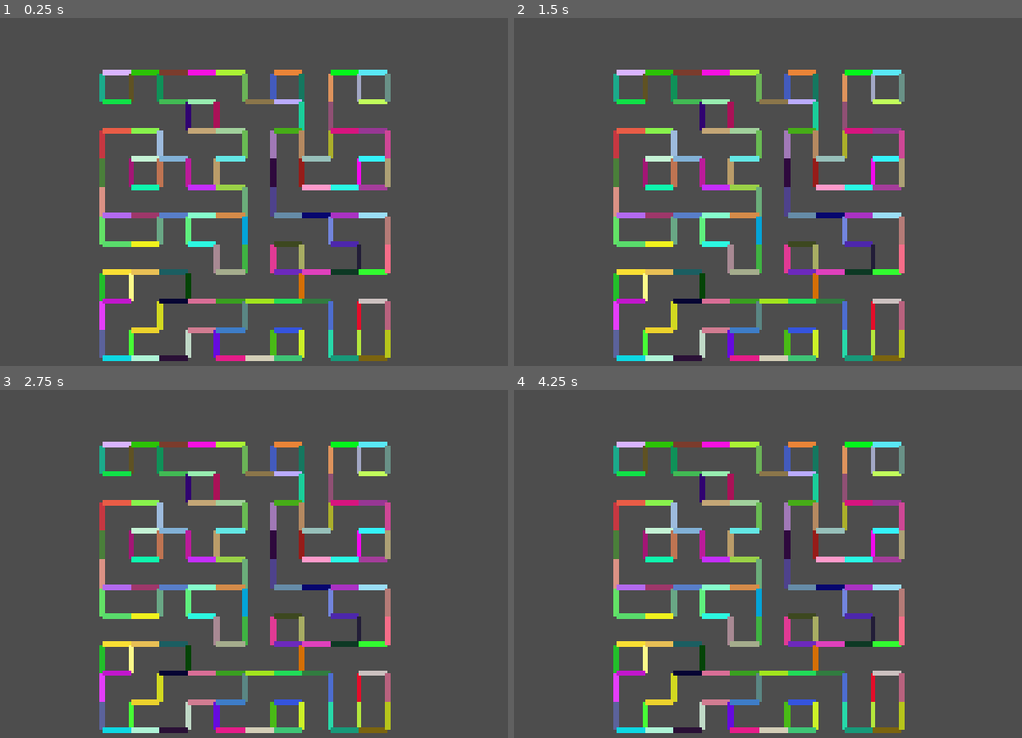
Above: before the commit, frames 1-4 (two rows, left to right).
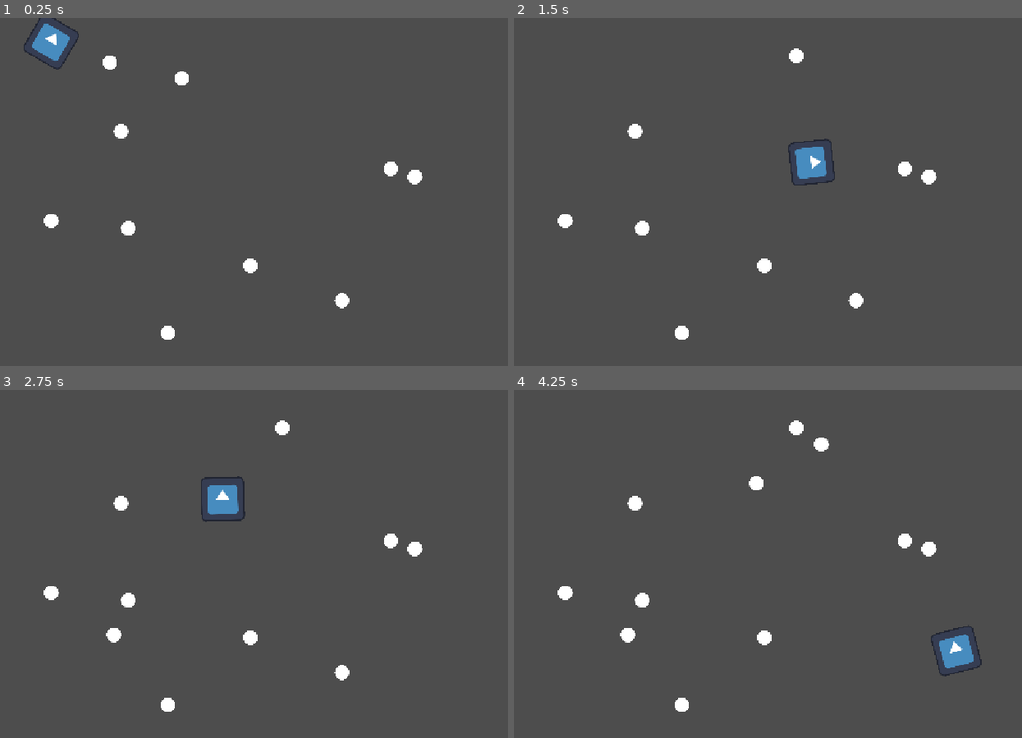
Above: after the commit, the same moments.

Repository: JonathanGeoffroy/loop-chaser
Game: Godot game, scene res://game/Game.tscn
The game is run twice, just before and just after one commit, with the same random seed, the same clock (stepped at 60 frames per second) and the same inputs. The engine's default icon, where the game draws it, is replaced by a stand-in: a white triangle on a blue panel in a dark square.
Inputs (mouse positions are in pixels of both pictures, inside the frame that each line leads up to):
- Up to frame 1 (0.25 s): no input
- Up to frame 2 (1.5 s): move the mouse to (986, 185) at 0.52 s; move the mouse to (712, 219) at 1.27 s
- Up to frame 3 (2.75 s): move the mouse to (396, 494) at 2.02 s
- Up to frame 4 (4.25 s): move the mouse to (808, 647) at 2.77 s; move the mouse to (outside the picture) at 3.52 s

The runs differ from the first frame. In frame 1, 13% of the frame differs, in the area x 4-84%, y 0-99%; in frame 2, 13%; in frame 3, 13%; in frame 4, 13%, in the area x 8-93%, y 8-99%.

Commit message:
chore: add snake head

Diff:
--- /dev/null
+++ b/food/Food.gd
@@ -0,0 +1,2 @@
+class_name Food
+extends Area2D
--- /dev/null
+++ b/food/Food.tscn
@@ -0,0 +1,17 @@
+[gd_scene format=3 uid="uid://d1fplkxsim3pg"]
+
+[ext_resource type="Script" uid="uid://d3lqpdrqknvl0" path="res://food/Food.gd" id="1_drx06"]
+[ext_resource type="Texture2D" uid="uid://cj84eg8uaouj4" path="res://food/food.png" id="1_vsit0"]
+
+[sub_resource type="CircleShape2D" id="CircleShape2D_hltw1"]
+radius = 64.99999
+
+[node name="Food" type="Area2D" unique_id=697352328 groups=["food"]]
+scale = Vector2(0.2, 0.2)
+script = ExtResource("1_drx06")
+
+[node name="Sprite2D" type="Sprite2D" parent="." unique_id=1270906198]
+texture = ExtResource("1_vsit0")
+
+[node name="CollisionShape2D" type="CollisionShape2D" parent="." unique_id=85914587]
+shape = SubResource("CircleShape2D_hltw1")
--- /dev/null
+++ b/game/Game.gd
@@ -0,0 +1,17 @@
+extends Node2D
+
+var Food = preload("res://food/Food.tscn")
+
+@export var nb_food_start := 10
+@onready var rng := RandomNumberGenerator.new()
+
+
+func _ready() -> void:
+	for i in nb_food_start:
+		on_generate_food()
+
+
+func on_generate_food() -> void:
+	var food: Food = Food.instantiate()
+	food.position = Vector2(rng.randf_range(0, 800), rng.randf_range(0, 600))
+	add_child(food)
--- a/game/Game.tscn
+++ b/game/Game.tscn
@@ -1,7 +1,15 @@
 [gd_scene format=3 uid="uid://brkxs68f0i0ll"]
 
-[ext_resource type="PackedScene" uid="uid://ds1atoksdboo" path="res://map/Map.tscn" id="1_fafdd"]
+[ext_resource type="Script" uid="uid://bgfwm2uxi1mok" path="res://game/Game.gd" id="1_fafdd"]
+[ext_resource type="PackedScene" uid="uid://dpnqaxtcfudyj" path="res://snake/Snake.tscn" id="2_qdja7"]
 
 [node name="Game" type="Node2D" unique_id=1180098399]
+script = ExtResource("1_fafdd")
 
-[node name="Map" parent="." unique_id=1510062351 instance=ExtResource("1_fafdd")]
+[node name="Snake" parent="." unique_id=136338252 instance=ExtResource("2_qdja7")]
+
+[node name="FoodGeneratorTimer" type="Timer" parent="." unique_id=103055315]
+unique_name_in_owner = true
+autostart = true
+
+[connection signal="timeout" from="FoodGeneratorTimer" to="." method="on_generate_food"]
--- a/game/Game.tscn.tscn
+++ /dev/null
@@ -1,3 +0,0 @@
-[gd_scene format=3 uid="uid://v3kmn4xp4k3n"]
-
-[node name="Game_tscn" type="Node2D" unique_id=1699424335]
--- a/map/Map.gd
+++ b/map/Map.gd
@@ -4,7 +4,7 @@
 
 
 func _ready() -> void:
-	map = MapGenerator.new().generate(42, 50, 10)
+	map = MapGenerator.new().generate(42, 100, 25)
 	display_lines()
 
 
--- a/map/Map.tscn
+++ b/map/Map.tscn
@@ -3,5 +3,4 @@
 [ext_resource type="Script" uid="uid://cxtu7tsqbhyr4" path="res://map/Map.gd" id="1_82ug7"]
 
 [node name="Map" type="Node2D" unique_id=1510062351]
-position = Vector2(180, 97)
 script = ExtResource("1_82ug7")
--- a/map/MapGenerator.gd
+++ b/map/MapGenerator.gd
@@ -1,112 +1,187 @@
 class_name MapGenerator
 extends RefCounted
 
-var rng : RandomNumberGenerator;
-var map: MapModel;
-var min_area :int;
-var area_number: int;
+var rng: RandomNumberGenerator
+var map: MapModel
+var min_area: int
+var area_number: int
 
-func generate(seed: int, min_area: int, area_number: int) -> MapModel:
-	rng = RandomNumberGenerator.new();
+# Structure d'accélération : lie un point Snappé à la liste des lignes qui le touchent
+# Clé : Vector2, Valeur : Array[MapModel.Line]
+var adjacency_map := {}
+
+
+func generate(p_seed: int, p_min_area: int, p_area_number: int) -> MapModel:
+	rng = RandomNumberGenerator.new()
+	rng.seed = p_seed  # Correction : On applique le seed reçu
+
 	map = MapModel.new()
-	self.min_area = min_area;
-	self.area_number = area_number;
+	self.min_area = p_min_area
+	self.area_number = p_area_number
+	adjacency_map.clear()
 
-	generate_lines();
+	generate_lines()
 
-	var to_remove: Array[int] = compute_remove_indexes(seed)
+	var to_remove: Array[int] = compute_remove_indexes()
 
 	to_remove.sort()
 	to_remove.reverse()
 
 	for i in to_remove:
-		map.lines.remove_at(i);
+		map.lines.remove_at(i)
+
+	generate_crossroads()
+
 	return map
 
 
 func generate_lines() -> void:
 	for y in range(0, area_number):
 		var area_y := y * min_area
-
 		for x in range(0, area_number):
 			var area_x := x * min_area
 			create_line(Vector2(area_x, area_y), Vector2(area_x, (y + 1) * min_area))
 			create_line(Vector2(x * min_area, area_y), Vector2((x + 1) * min_area, area_y))
 
 	for i in range(0, area_number):
-		var max_area := min_area * area_number;
+		var max_area := min_area * area_number
 		create_line(Vector2(i * min_area, max_area), Vector2((i + 1) * min_area, max_area))
-		create_line(Vector2(max_area,i * min_area), Vector2(max_area, (i + 1) * min_area))
+		create_line(Vector2(max_area, i * min_area), Vector2(max_area, (i + 1) * min_area))
+
 
 func create_line(start: Vector2, end: Vector2) -> MapModel.Line:
 	var line := MapModel.Line.new(start, end)
 	map.lines.append(line)
+
+	# On indexe immédiatement la ligne dans notre dictionnaire d'adjacence
+	register_point_connection(start, line)
+	register_point_connection(end, line)
+
 	return line
 
-func compute_remove_indexes(seed: int) -> Array[int]:
+
+func register_point_connection(point: Vector2, line: MapModel.Line) -> void:
+	var s_pos = point.snapped(Vector2(0.01, 0.01))
+	if not adjacency_map.has(s_pos):
+		var arr: Array[MapModel.Line] = []
+		adjacency_map[s_pos] = arr
+	adjacency_map[s_pos].append(line)
+
+
+func compute_remove_indexes() -> Array[int]:
 	var nb_lines := map.lines.size()
 	var min_remove := int(nb_lines * 0.2)
 	var max_remove := int(nb_lines * 0.7)
 
 	var number_to_remove = rng.randi_range(min_remove, max_remove)
-	var result:Array[int] = [];
-	var attempt := 0;
-	while result.size() < number_to_remove and attempt < 500:
-		attempt += 1;
-		var removed_index := rng.randi_range(0, nb_lines - 1);
-		if removed_index in result:
+	var result: Array[int] = []
+
+	# Pour un accès en O(1) au lieu de faire "if idx in result" (qui est en O(N))
+	var removed_set := {}
+
+	var attempt := 0
+	# On augmente les essais max car l'algorithme est devenu ultra léger
+	while result.size() < number_to_remove and attempt < 2000:
+		attempt += 1
+		var removed_index := rng.randi_range(0, nb_lines - 1)
+
+		if removed_set.has(removed_index):
 			continue
 
 		var line_to_test = map.lines[removed_index]
-		var connections_at_start = count_connections(line_to_test.start, result)
-		var connections_at_end = count_connections(line_to_test.end, result)
-		if connections_at_start >= 3 and connections_at_end >= 3:
-			result.append(removed_index)
+		var s_start = line_to_test.start.snapped(Vector2(0.01, 0.01))
+		var s_end = line_to_test.end.snapped(Vector2(0.01, 0.01))
 
-		if not is_map_fully_connected(result):
-				result.remove_at(result.size() - 1)
+		# ---- 1. CHECK CUL-DE-SAC (INSTANTANÉ via le dictionnaire) ----
+		var current_start_count = count_active_connections(s_start, removed_set)
+		var current_end_count = count_active_connections(s_end, removed_set)
 
-	return result;
+		if current_start_count >= 3 and current_end_count >= 3:
+			# Simulation : on l'ajoute au set des suppressions
+			removed_set[removed_index] = true
 
-func count_connections(point: Vector2, ignored_indexes: Array[int]) -> int:
-	var count := 0
-	for i in range(map.lines.size()):
-		if i in ignored_indexes:
-			continue
+			# ---- 2. CHECK ÎLOTS ISOLÉS (Ultra rapide via BFS par points) ----
+			if is_map_fully_connected_fast(removed_set):
+				result.append(removed_index)
+			else:
+				# Refusé, on annule la simulation
+				removed_set.erase(removed_index)
 
-		var line = map.lines[i]
-		if line.start.is_equal_approx(point) or line.end.is_equal_approx(point):
+	return result
+
+
+# Compte les connexions actives d'un point en O(1) sans parcourir la map
+func count_active_connections(snapped_point: Vector2, removed_set: Dictionary) -> int:
+	var count = 0
+	for line in adjacency_map[snapped_point]:
+		# On ne compte pas la ligne si elle est déjà supprimée (ou en passe de l'être)
+		var idx = map.lines.find(line)  # Reste très rapide car le tableau local est petit (max 4 éléments)
+		if not removed_set.has(idx):
 			count += 1
-
 	return count
 
-func is_map_fully_connected(ignored_indexes: Array[int]) -> bool:
-	var active_lines: Array[MapModel.Line] = []
 
-	for i in range(map.lines.size()):
-		if not i in ignored_indexes:
-			active_lines.append(map.lines[i])
+# Parcours de graphe (BFS) optimisé par les points plutôt que par les lignes
+func is_map_fully_connected_fast(removed_set: Dictionary) -> bool:
+	var total_active_lines = map.lines.size() - removed_set.size()
+	if total_active_lines <= 0:
+		return true
 
-	if active_lines.is_empty():
+	# On trouve la première ligne active pour démarrer le BFS
+	var start_line: MapModel.Line = null
+	for line in map.lines:
+		var idx = map.lines.find(line)
+		if not removed_set.has(idx):
+			start_line = line
+			break
+
+	if start_line == null:
 		return true
 
 	var visited_lines := {}
-	var queue := [active_lines[0]]
-	visited_lines[active_lines[0]] = true
+	var queue_points := [start_line.start.snapped(Vector2(0.01, 0.01))]
+	var visited_points := {queue_points[0]: true}
+	visited_lines[start_line] = true
 
-	while queue.size() > 0:
-		var current = queue.pop_front()
+	while queue_points.size() > 0:
+		var current_point = queue_points.pop_front()
 
-		for other_line in active_lines:
-			if other_line in visited_lines:
+		# On récupère instantanément toutes les lignes connectées à ce point précis
+		for line in adjacency_map[current_point]:
+			var line_idx = map.lines.find(line)
+			if removed_set.has(line_idx) or visited_lines.has(line):
 				continue
 
-			if (current.start.is_equal_approx(other_line.start) or
-				current.start.is_equal_approx(other_line.end) or
-				current.end.is_equal_approx(other_line.start) or
-				current.end.is_equal_approx(other_line.end)):
+			visited_lines[line] = true
 
-				visited_lines[other_line] = true
-				queue.append(other_line)
+			# On ajoute l'autre extrémité de la ligne à la file d'attente du parcours
+			var s_start = line.start.snapped(Vector2(0.01, 0.01))
+			var s_end = line.end.snapped(Vector2(0.01, 0.01))
+			var next_point = s_end if s_start == current_point else s_start
 
-	return visited_lines.size() == active_lines.size()
+			if not visited_points.has(next_point):
+				visited_points[next_point] = true
+				queue_points.append(next_point)
+
+	return visited_lines.size() == total_active_lines
+
+
+# Réutilisation directe du dictionnaire d'adjacence pour créer les CrossRoads instantanément
+func generate_crossroads() -> void:
+	for pos in adjacency_map.keys():
+		var new_crossroad = MapModel.CrossRoad.new(pos)
+
+		# On ne garde que les lignes qui n'ont PAS été supprimées de la map finale
+		var remaining_lines: Array[MapModel.Line] = []
+		for line in adjacency_map[pos]:
+			if line in map.lines:
+				remaining_lines.append(line)
+
+		# Si le carrefour n'a plus aucune route, on ne le crée pas
+		if remaining_lines.is_empty():
+			continue
+
+		new_crossroad.connected_lines.append_array(remaining_lines)
+		map.crossRoads.append(new_crossroad)
+
+	print("Génération terminée ! Nombre de carrefours détectés : ", map.crossRoads.size())
--- a/map/MapModel.gd
+++ b/map/MapModel.gd
@@ -22,14 +22,19 @@
 		return "[%s < %s >]" % [get_class(), ", ".join(props)]
 
 
-class Cross:
+class CrossRoad:
 	var position: Vector2
+	var connected_lines: Array[Line] = []
+
+	func _init(position: Vector2):
+		self.position = position
+		self.connected_lines = []
 
 
 var lines: Array[Line]
-var crosses: Array[Cross]
+var crossRoads: Array[CrossRoad]
 
 
 func _init() -> void:
 	lines = []
-	crosses = []
+	crossRoads = []
--- a/project.godot
+++ b/project.godot
@@ -20,6 +20,10 @@
 window/stretch/mode="canvas_items"
 window/stretch/aspect="expand"
 
+[global_group]
+
+food=""
+
 [physics]
 
 3d/physics_engine="Jolt Physics"
--- /dev/null
+++ b/snake/Snake.gd
@@ -0,0 +1,48 @@
+class_name Snake
+extends Node2D
+
+var SnakeHead := preload("res://snake/SnakeHead.tscn")
+
+@export var max_speed: float = 400.0
+@export var max_rotation_speed: float = 5.0
+@export var follow_distance: float = 40.0
+@export var segments: Array[Node2D] = []
+
+
+func _ready() -> void:
+	append(SnakeHead.instantiate())
+
+
+func _process(delta: float) -> void:
+	if segments.is_empty():
+		return
+
+	var head = segments[0]
+	var target_pos = get_global_mouse_position()
+
+	if head.global_position.distance_to(target_pos) > 5.0:
+		var target_angle = head.global_position.angle_to_point(target_pos)
+
+		head.global_rotation = rotate_toward(
+			head.global_rotation, target_angle, max_rotation_speed * delta
+		)
+
+		var move_direction = Vector2.RIGHT.rotated(head.global_rotation)
+		head.global_position += move_direction * max_speed * delta
+
+	for i in range(1, segments.size()):
+		var leader = segments[i - 1]
+		var follower = segments[i]
+
+		var to_leader = leader.global_position - follower.global_position
+		var current_dist = to_leader.length()
+
+		if current_dist > 0.0:
+			var direction = to_leader.normalized()
+			follower.global_position = leader.global_position - (direction * follow_distance)
+			follower.global_rotation = direction.angle()
+
+
+func append(segment: Node2D) -> void:
+	segments.append(segment)
+	add_child(segment)
--- /dev/null
+++ b/snake/Snake.tscn
@@ -0,0 +1,6 @@
+[gd_scene format=3 uid="uid://dpnqaxtcfudyj"]
+
+[ext_resource type="Script" uid="uid://hphfmu5a4es" path="res://snake/Snake.gd" id="1_53qfa"]
+
+[node name="Snake" type="Node2D" unique_id=136338252]
+script = ExtResource("1_53qfa")
--- /dev/null
+++ b/snake/SnakeHead.gd
@@ -0,0 +1,6 @@
+extends Area2D
+
+
+func on_colide(area: Area2D) -> void:
+	if area.is_in_group("food"):
+		area.queue_free()
--- /dev/null
+++ b/snake/SnakeHead.tscn
@@ -0,0 +1,20 @@
+[gd_scene format=3 uid="uid://bjlukwmkefsiu"]
+
+[ext_resource type="Texture2D" uid="uid://f8ic1idggd4f" path="res://icon.svg" id="1_7w6rn"]
+[ext_resource type="Script" uid="uid://bbacw3ik4psag" path="res://snake/SnakeHead.gd" id="1_nxuvt"]
+
+[sub_resource type="CapsuleShape2D" id="CapsuleShape2D_pjjmk"]
+radius = 61.666664
+height = 123.33333
+
+[node name="SnakeHead" type="Area2D" unique_id=1813477475]
+scale = Vector2(0.6, 0.6)
+script = ExtResource("1_nxuvt")
+
+[node name="Sprite2D" type="Sprite2D" parent="." unique_id=780807643]
+texture = ExtResource("1_7w6rn")
+
+[node name="CollisionShape2D" type="CollisionShape2D" parent="." unique_id=1648181229]
+shape = SubResource("CapsuleShape2D_pjjmk")
+
+[connection signal="area_entered" from="." to="." method="on_colide"]
--- /dev/null
+++ b/snake/SnakeModel.gd
@@ -0,0 +1,4 @@
+class_name SnakeModel
+extends RefCounted
+
+var points: Array[Vector2]
Not shown, added: food/Food.gd.uid
Binary file added: food/food.png
Not shown, added: food/food.png.import
Not shown, added: game/Game.gd.uid
Not shown, added: snake/Snake.gd.uid
Not shown, added: snake/SnakeHead.gd.uid
Not shown, added: snake/SnakeModel.gd.uid
Not shown, added: food/food.png.kra
